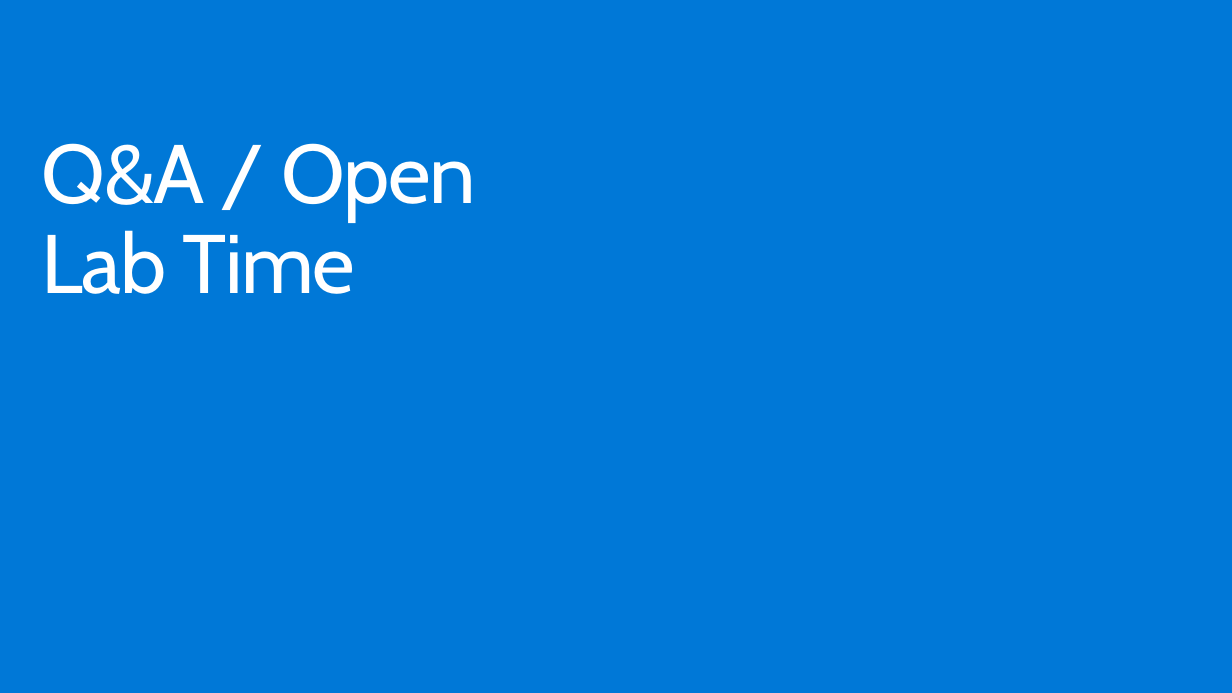
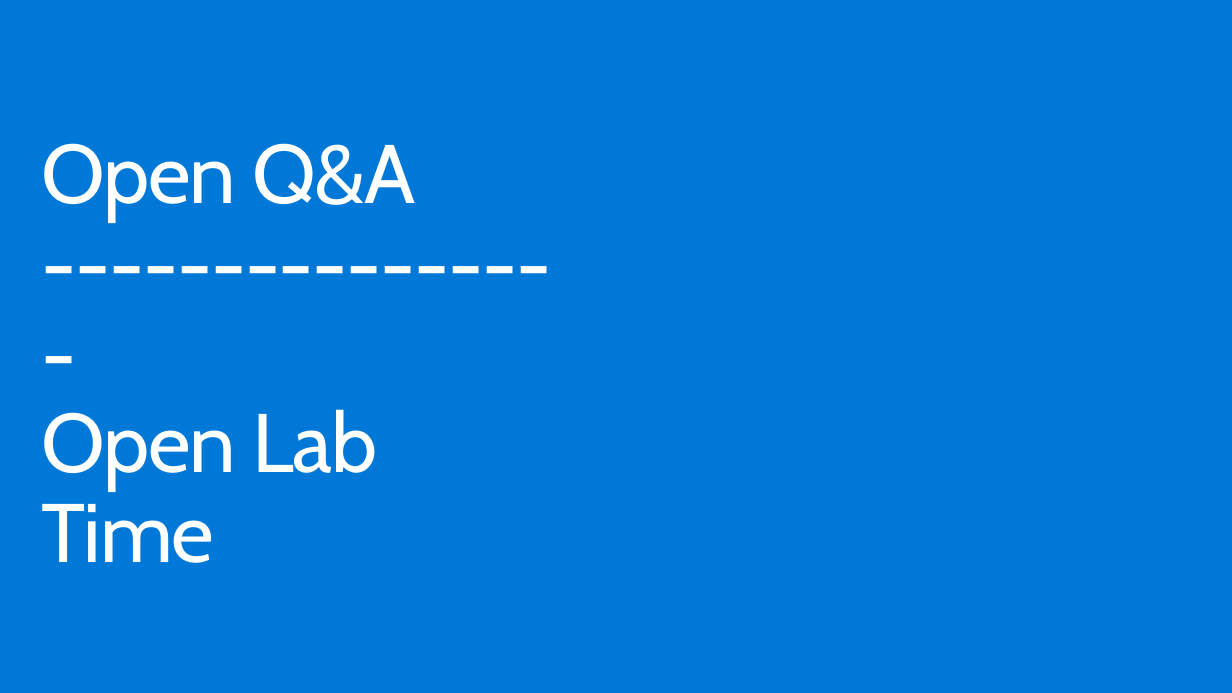
Before and after one commit to dxcamps/DLI_RoboWorkshop_1, a slide deck: slide 14 of PowerPoints/Part1_Azure_Deep_Learning.pptx (slide 13 before the commit). Drawn at 1232x693 pixels with LibreOffice and Linux fonts; fonts in the diff are those of the drawing; background and template pictures are left out. Boxes give left, top, right and bottom in pixels: in the first picture for what was removed or moved away, otherwise in the second. Text is boxed around its words. In the diff, an @@ line names an element or a change of style, - is before the commit and + after.

Commit message:
Updated deck

```diff
--- a/PowerPoints/Part1_Azure_Deep_Learning.pptx
+++ b/PowerPoints/Part1_Azure_Deep_Learning.pptx
@@ title at (x1=42, y1=143, x2=415, y2=563): text changed @@
-Q&A / Open Lab Time
+Open Q&A
+----------------
+Open Lab Time
```
Also in this commit, not shown: 1 slide added.
